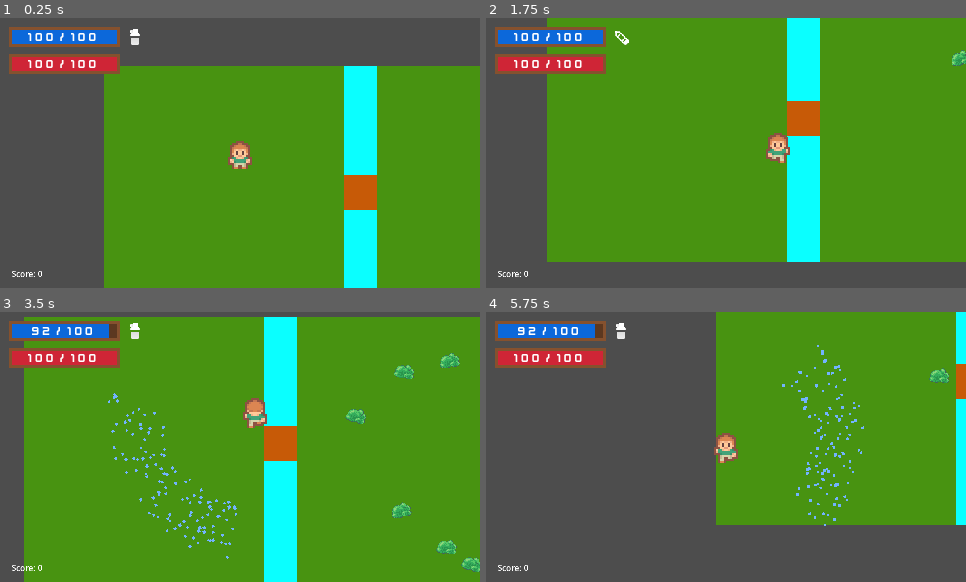
Above: before the commit, frames 1-4 (two rows, left to right).
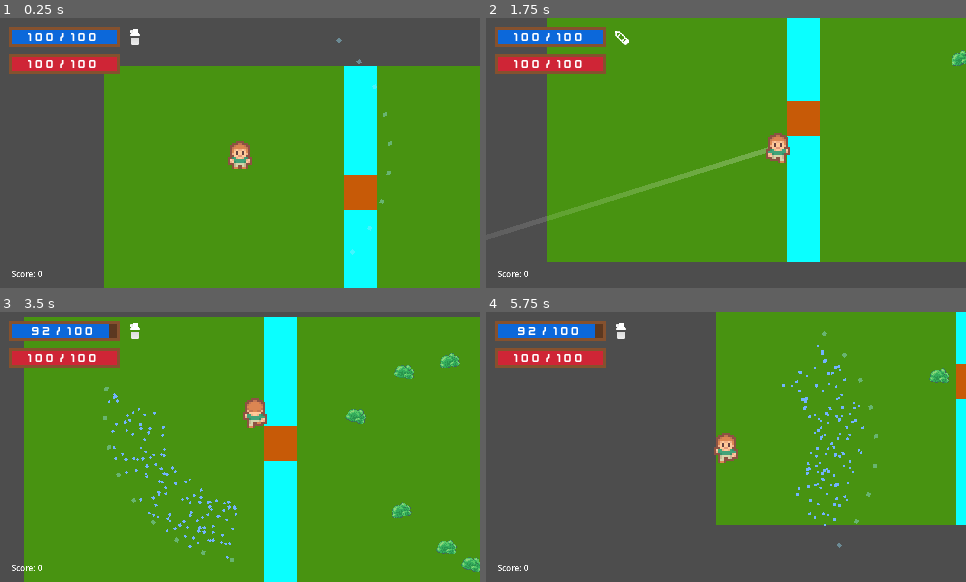
Above: after the commit, the same moments.

Repository: AndrewwAM/Project_KESS
Game: Godot game, scene res://levels/maps/patio.tscn
Same seed, same stepped clock (60 frames per second), same inputs: the game is played once before the commit and once after it.
Inputs (mouse positions are in pixels of both pictures, inside the frame that each line leads up to):
- Up to frame 1 (0.25 s): no input
- Up to frame 2 (1.75 s): move the mouse to (831, 139) at 0.52 s; hold D (player_move_right) 0.53-1.28 s; hold Right mouse button (shoot_alt) 0.53-1.28 s; move the mouse to (630, 166) at 1.27 s; hold S (player_move_down) from 1.28 s (still down); right-click (630, 166) at 1.35 s
- Up to frame 3 (3.5 s): move the mouse to (288, 387) at 2.02 s; release S (player_move_down) at 2.03 s; press the mouse at (288, 387) at 2.03 s; hold D (player_move_right) 2.03-2.78 s; right-click (288, 387) at 2.3 s; move the mouse to (216, 501) at 2.77 s; release the mouse at (216, 501) at 2.78 s; hold W (player_move_up) from 2.78 s (still down); right-click (216, 501) at 2.85 s
- Up to frame 4 (5.75 s): move the mouse to (870, 487) at 3.52 s; release W (player_move_up) at 3.53 s; hold Right mouse button (shoot_alt) 3.53-4.28 s; hold A (player_move_left) 3.53-5.03 s; move the mouse to (582, 406) at 4.27 s; click (582, 406) at 4.35 s; right-click (582, 406) at 4.55 s; move the mouse to (750, 447) at 5.02 s; hold S (player_move_down) from 5.03 s (still down); hold Right mouse button (shoot_alt) from 5.03 s (still down)

The runs differ from the first frame. In frame 1, 0.1% of the frame differs, in the area x 70-82%, y 7-88%; in frame 2, 0.9%, in the area x 12-59%, y 47-76%; in frame 3, 0.1%; in frame 4, 0.1%.

Commit message:
Ok quizá el laser está muy fuerte (ahora hay 'crosshair')

Diff:
--- a/entities/player/chorro.gd
+++ b/entities/player/chorro.gd
@@ -2,6 +2,7 @@
 extends Node2D
 
 @onready var cone_water_particles: GPUParticles2D = $ConeWaterParticles
+@onready var laser_guide: Line2D = $LaserGuide
 @onready var laser_line: Line2D = $LaserLine
 @onready var cone_mode: Node2D = $ConeMode
 @onready var laser_mode: Area2D = $LaserMode
@@ -88,6 +89,7 @@
 		return
 
 	player = get_tree().get_first_node_in_group("Player")
+	laser_guide.visible = false
 	laser_line.visible = false
 	cone_water_particles.emitting = false
 	stop_shooting()
@@ -114,6 +116,14 @@
 		ray.set_collision_mask_value(3, true)
 		cone_mode.add_child(ray)
 
+		# Puntos guia
+		var punto_guia = ColorRect.new()
+		punto_guia.size = Vector2(4.0, 4.0)
+		punto_guia.color = Color(0.6, 0.9, 1.0, 0.4)
+
+		punto_guia.position = ray.target_position - (punto_guia.size / 2.0)
+		ray.add_child(punto_guia)
+
 	var cone_material = cone_water_particles.process_material as ParticleProcessMaterial
 	if cone_material:
 		cone_material.spread = cone_angle_degrees / 2.0
@@ -147,8 +157,9 @@
 	if event.is_action_pressed("shoot_alt") and !is_switching:
 		if player and player.get("is_reloading"):
 			return
-
 		is_switching = true
+		laser_guide.visible = false
+		cone_mode.visible = false
 		mode_changed.emit(current_mode, is_switching)
 		pause_shooting()
 
@@ -180,7 +191,12 @@
 func toggle_mode() -> void:
 	if current_mode == PressureMode.CONE:
 		current_mode = PressureMode.LASER
+
+		laser_guide.visible=true
+		cone_mode.visible=false
 	else:
+		laser_guide.visible = false
+		cone_mode.visible = true
 		current_mode = PressureMode.CONE
 
 	mode_changed.emit(current_mode, is_switching)
--- a/entities/player/chorro.tscn
+++ b/entities/player/chorro.tscn
@@ -15,6 +15,9 @@
 
 [sub_resource type="RectangleShape2D" id="RectangleShape2D_7gq7y"]
 size = Vector2(500, 10)
+
+[sub_resource type="Gradient" id="Gradient_a6rhb"]
+colors = PackedColorArray(1, 1, 1, 0.2509804, 1, 1, 1, 0)
 
 [node name="Chorro" type="Node2D" unique_id=2025990940]
 script = ExtResource("1_r32te")
@@ -37,6 +40,7 @@
 [node name="ConeMode" type="Node2D" parent="." unique_id=1939255602]
 
 [node name="LaserMode" type="Area2D" parent="." unique_id=195597451]
+visible = false
 collision_mask = 4
 
 [node name="LaserHitbox" type="CollisionShape2D" parent="LaserMode" unique_id=1920722050]
@@ -45,6 +49,12 @@
 
 [node name="LaserLine" type="Line2D" parent="." unique_id=1965263996]
 points = PackedVector2Array(0, 0, 500, 0)
-default_color = Color(0.29700002, 0.7127999, 0.99, 0.12156863)
+default_color = Color(0.23137255, 0.8784314, 0.9843137, 0.6039216)
 begin_cap_mode = 2
 end_cap_mode = 2
+
+[node name="LaserGuide" type="Line2D" parent="." unique_id=1479904751]
+points = PackedVector2Array(0, 0, 500, 0)
+width = 5.0
+default_color = Color(1, 1, 1, 0.2)
+gradient = SubResource("Gradient_a6rhb")
